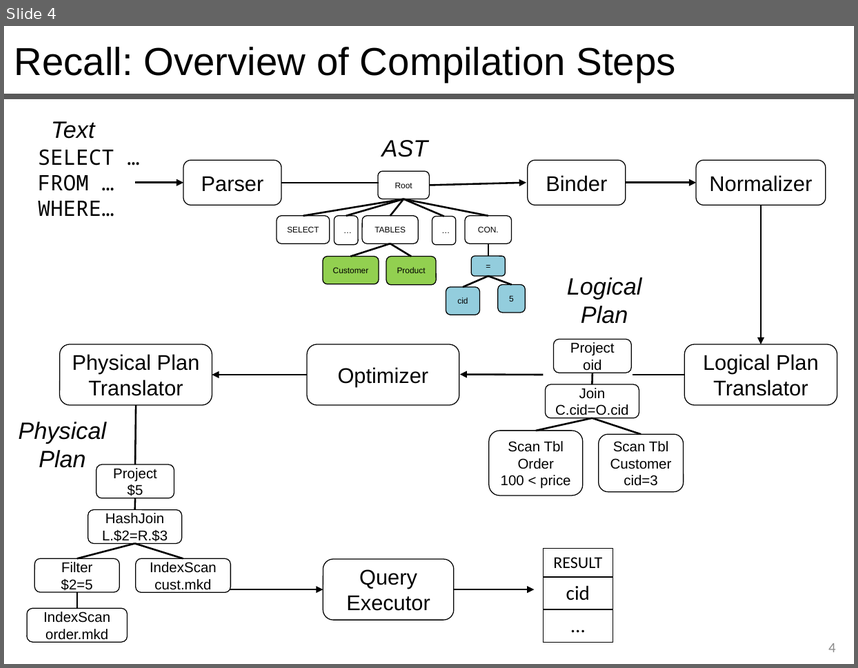
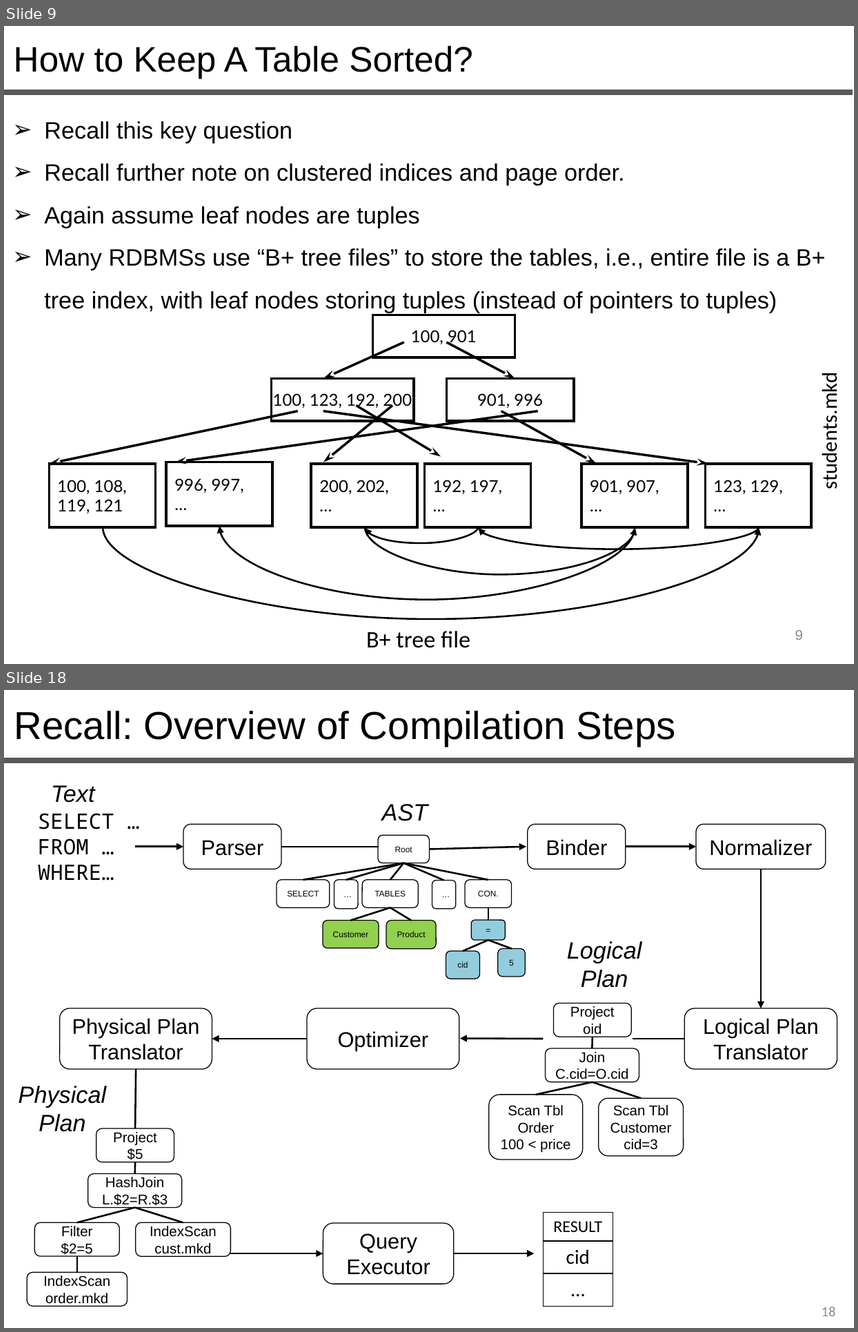
Before and after one commit to queryproc/slides, a slide deck: 13-14-query-processing.pptx. Shown one above the other, each under a label of ours: slide 4 before the commit, slides 9 and 18 after it; the slides between them are not shown. The pictures are 858x668 and 858x1332 pixels, drawn with LibreOffice and Linux fonts; fonts in the diff are those of the drawing. Boxes give left, top, right and bottom in pixels: in the first picture for what was removed or moved away, otherwise in the second. Text is boxed around its words. In the diff, an @@ line names an element or a change of style, - is before the commit and + after.

```diff
--- a/13-14-query-processing.pptx
+++ b/13-14-query-processing.pptx
@@ slide 9 added at (x1=4, y1=26, x2=854, y2=664), background #FFFFFF @@
@@ text added at (x1=14, y1=45, x2=473, y2=78), 30 pt, text #000000 @@
+How to Keep A Table Sorted?
@@ line added from (4, 92) to (853, 92), #595959 4.5 pt @@
@@ text added at (x1=44, y1=121, x2=826, y2=312), 20 pt, text #000000 @@
+➢ Recall this key question
+➢ Recall further note on clustered indices and page order.
+➢ Again assume leaf nodes are tuples
+➢ Many RDBMSs use “B+ tree files” to store the tables, i.e., entire file is a B+ tree index, with leaf nodes storing tuples (instead of pointers to tuples)
@@ rectangle added at (x1=373, y1=315, x2=516, y2=357), outline #000000 2 pt, 14 pt, text #000000 @@
+100, 901
@@ arrow added from (404, 342) to (323, 378), #000000 2 pt @@
@@ arrow added from (447, 342) to (515, 378), #000000 2 pt @@
@@ text added at (x1=817, y1=384, x2=843, y2=486), 18 pt, text #000000 @@
+students.mkd
@@ arrow added from (356, 405) to (441, 456), #000000 2 pt @@
@@ group added at (x1=49, y1=378, x2=708, y2=463): 5 arrows, 2 rectangles @@
+100, 123, 192, 200
+901, 996
@@ group added at (x1=49, y1=462, x2=811, y2=648): 6 rectangles, 1 text @@
+100, 108,
+119, 121
+123, 129,
+…
+901, 907,
+…
+996, 997,
+…
+B+ tree file
+200, 202,
+…
+192, 197,
+…
@@ curved arrow added from (103, 527) to (759, 528), #000000 1.5 pt @@
@@ curved arrow added from (635, 527) to (219, 526), #000000 1.5 pt @@
@@ curved arrow added from (478, 527) to (366, 528), #000000 1.5 pt @@
@@ curved arrow added from (366, 527) to (635, 528), #000000 1.5 pt @@
@@ curved arrow added from (759, 527) to (478, 528), #000000 1.5 pt @@
@@ page number added at (x1=795, y1=630, x2=803, y2=639), 12 pt, text #8C8C8C @@
+9
@@ what was slide 4 is now slide 18 @@
@@ page number at (x1=822, y1=1306, x2=836, y2=1316): text changed @@
-4
+18
```
Also in this commit, not shown: 8 slides changed, 13 other slides added, 1 other file.
